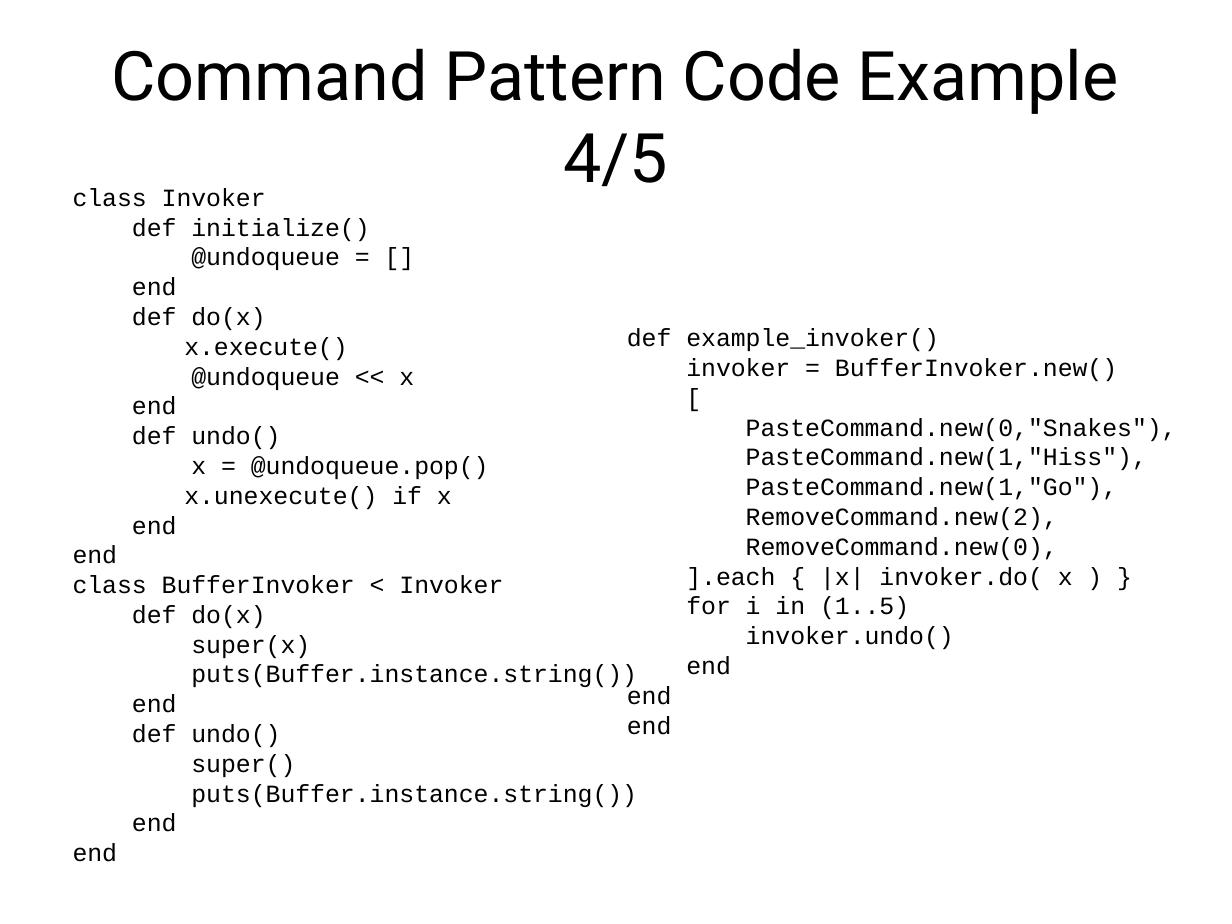
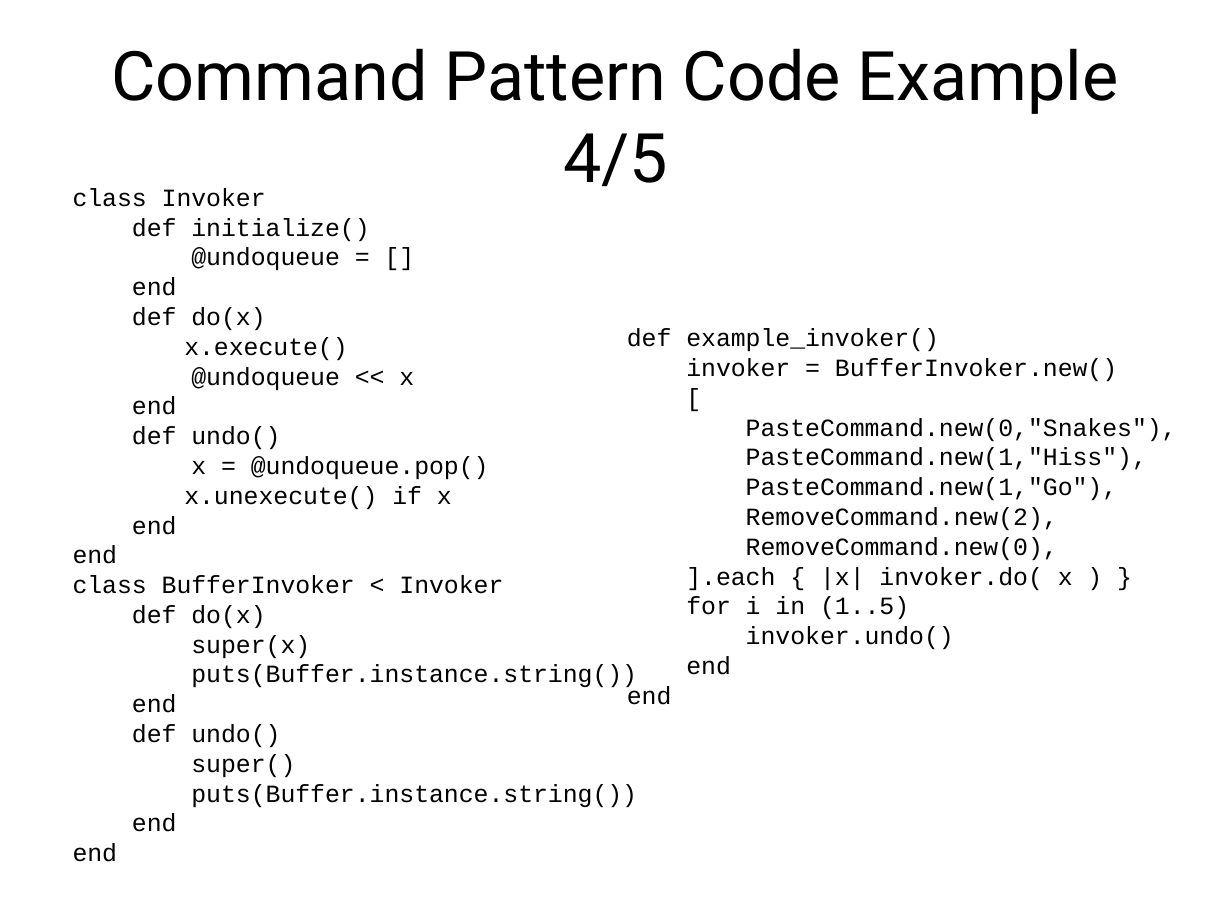
Before and after one commit to abramhindle/ruby-design-patterns, a slide deck: slide 23 of ruby-design-patterns-partI.odp. Drawn at 1232x924 pixels with LibreOffice and Linux fonts; fonts in the diff are those of the drawing. Boxes give left, top, right and bottom in pixels: in the first picture for what was removed or moved away, otherwise in the second. Text is boxed around its words. In the diff, an @@ line names an element or a change of style, - is before the commit and + after.

```diff
--- a/ruby-design-patterns-partI.odp
+++ b/ruby-design-patterns-partI.odp
@@ text at bbox=[627, 716, 672, 735]: paragraph removed @@
-end
```
Also in this commit, not shown: 1 other slide changed, 2 other files.
